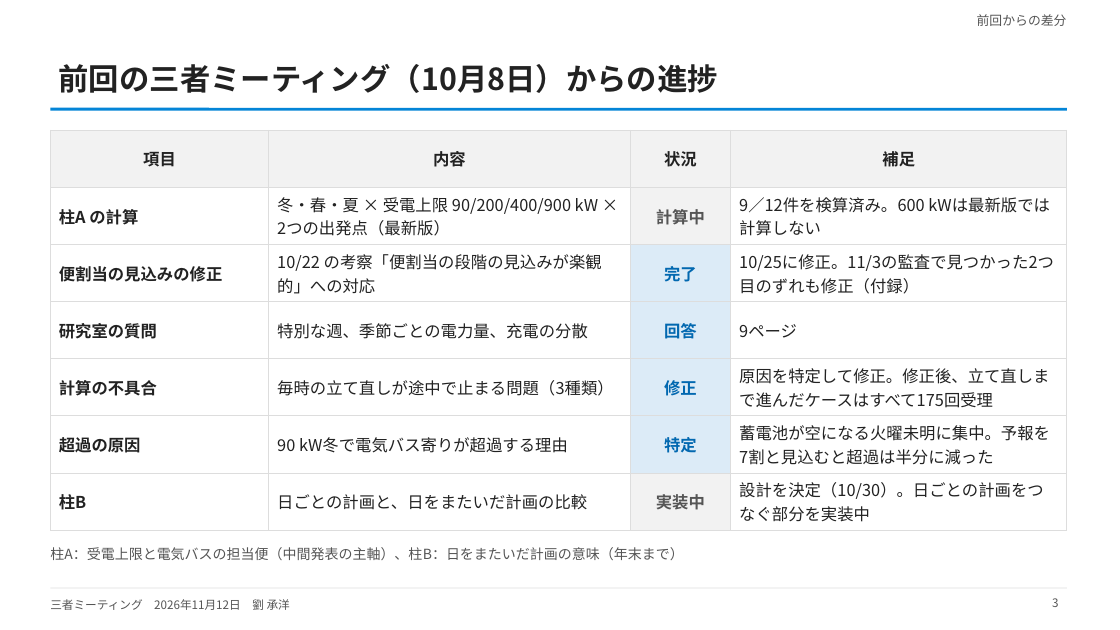
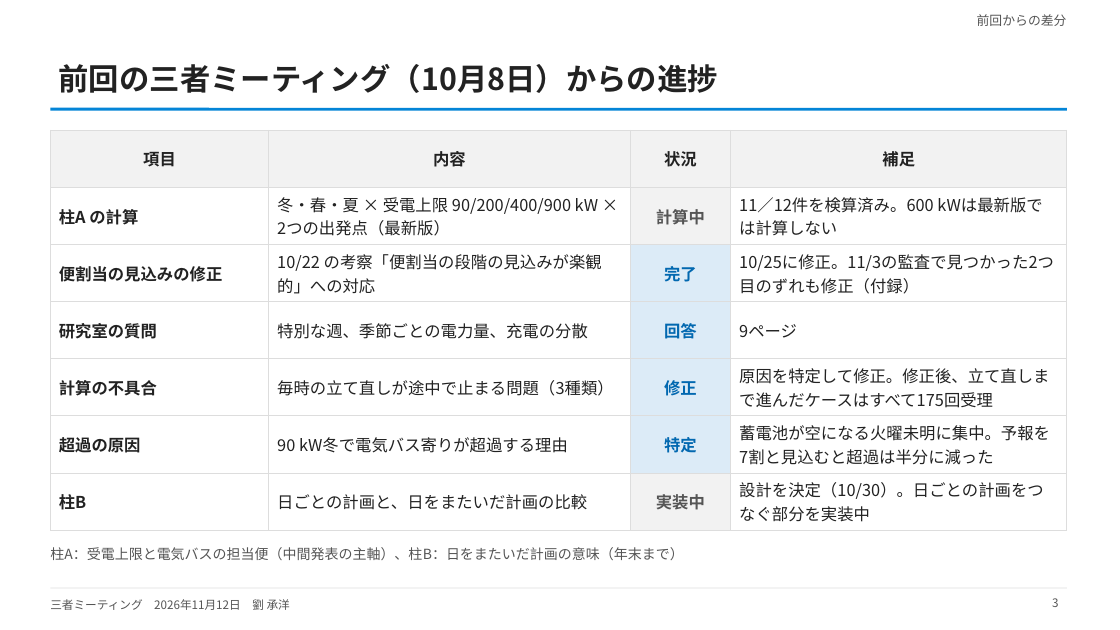
Before and after one commit to CYLIU2003/master-course, a slide deck: slide 3 of outcome/2026-11-12_three_party/three_party_20261112.pptx. Drawn at 1120x630 pixels with LibreOffice and Linux fonts; fonts in the diff are those of the drawing. Boxes give left, top, right and bottom in pixels: in the first picture for what was removed or moved away, otherwise in the second. Text is boxed around its words. In the diff, an @@ line names an element or a change of style, - is before the commit and + after.

```diff
--- a/outcome/2026-11-12_three_party/three_party_20261112.pptx
+++ b/outcome/2026-11-12_three_party/three_party_20261112.pptx
@@ table at (50, 130, 1067, 526) @@
-row 2, column 4: 9／12件を検算済み。600 kWは最新版では計算しない
+row 2, column 4: 11／12件を検算済み。600 kWは最新版では計算しない
```
Also in this commit, not shown: 8 other slides changed, 7 other files.
